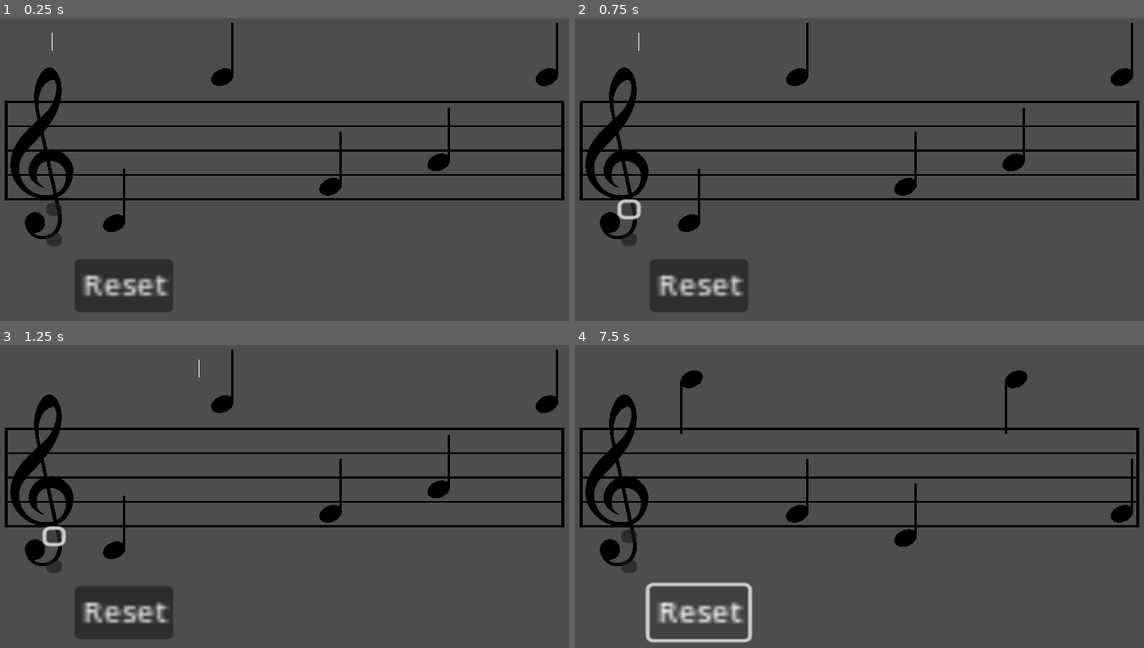
Above: before the commit, frames 1-4 (two rows, left to right).
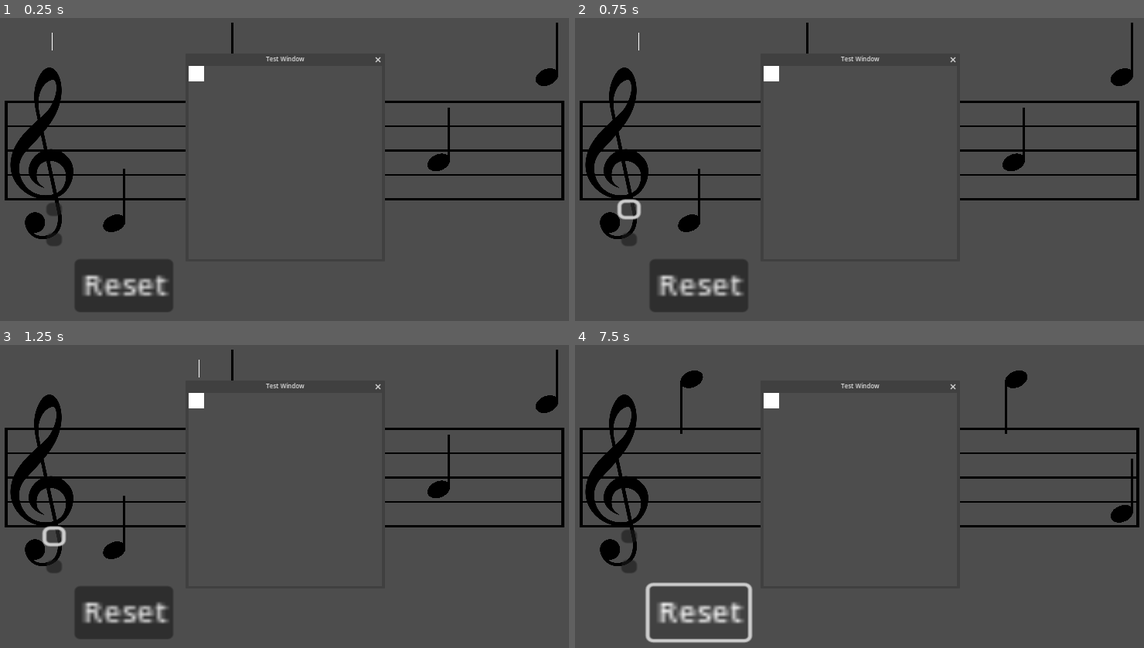
Above: after the commit, the same moments.

Repository: Sniggiho/COMP225-Reluna
Game: Godot game, scene res://Scenes/firstScene.tscn
Same seed, same stepped clock (60 frames per second), same inputs: the game is played once before the commit and once after it.
Inputs (mouse positions are in pixels of both pictures, inside the frame that each line leads up to):
- Up to frame 1 (0.25 s): no input
- Up to frame 2 (0.75 s): click (631, 208) at 0.5 s
- Up to frame 3 (1.25 s): no input
- Up to frame 4 (7.5 s): click (631, 535) at 1.25 s; click (688, 551) at 2.02 s; click (631, 566) at 2.75 s; click (688, 551) at 3.52 s; click (631, 566) at 4.25 s; click (688, 551) at 5.02 s; click (631, 535) at 5.75 s; click (631, 566) at 6.5 s; click "Reset" at 7.25 s

The runs differ from the first frame. In frame 1, 1.8% of the frame differs, in the area x 32-68%, y 11-61%; in frame 2, 1.8%; in frame 3, 1.8%; in frame 4, 1.8%, in the area x 32-68%, y 12-67%.

Commit message:
Created test window (start of feedback window)

Diff:
--- a/Project/Scenes/firstScene.tscn
+++ b/Project/Scenes/firstScene.tscn
@@ -1,8 +1,9 @@
-[gd_scene load_steps=6 format=3 uid="uid://c1qqxujrvquvy"]
+[gd_scene load_steps=7 format=3 uid="uid://c1qqxujrvquvy"]
 
 [ext_resource type="Script" path="res://Scenes/AudioStreamPlayerTest.gd" id="1_x644u"]
 [ext_resource type="Script" path="res://Scenes/LevelManager/LevelManager.gd" id="1_xad2n"]
 [ext_resource type="PackedScene" uid="uid://b7kyrbrs3vv1m" path="res://Scenes/PlayBar/play_bar.tscn" id="3_quvye"]
+[ext_resource type="Script" path="res://Scenes/windowTest.gd" id="5_1dk32"]
 [ext_resource type="PackedScene" uid="uid://dq0mp8xmuh00" path="res://Scenes/MusicStaff/MusicStaff.tscn" id="5_bafn2"]
 
 [sub_resource type="Curve2D" id="Curve2D_xmk5h"]
@@ -92,8 +93,31 @@
 offset_bottom = 285.0
 text = "Press for in tune a3"
 
+[node name="ColorRect" type="ColorRect" parent="."]
+visible = false
+offset_right = 1600.0
+offset_bottom = 900.0
+color = Color(0.262745, 0.262745, 0.262745, 0.494118)
+
+[node name="Window" type="Window" parent="."]
+title = "Test Window"
+initial_position = 1
+size = Vector2i(500, 500)
+content_scale_mode = 2
+script = ExtResource("5_1dk32")
+
+[node name="ColorRect" type="ColorRect" parent="Window"]
+offset_right = 40.0
+offset_bottom = 40.0
+
+[node name="PopupMenu" type="PopupMenu" parent="."]
+size = Vector2i(500, 500)
+
 [connection signal="pressed" from="PlayButton" to="PlayBar" method="play"]
 [connection signal="pressed" from="CheckButton" to="LevelManager" method="checkPlayerInput"]
 [connection signal="pressed" from="ResetButton" to="LevelManager" method="_reset"]
 [connection signal="pressed" from="Debug/ButtonForDetuned" to="Debug/AudioStreamPlayer" method="_on_button_pressed"]
 [connection signal="pressed" from="Debug/ButtonForInTune" to="Debug/AudioStreamPlayer" method="_on_button_for_in_tune_pressed"]
+[connection signal="close_requested" from="Window" to="Window" method="_on_close_requested"]
+[connection signal="mouse_entered" from="Window" to="Window" method="_on_mouse_entered"]
+[connection signal="window_input" from="Window" to="Window" method="_on_window_input"]
--- /dev/null
+++ b/Project/Scenes/windowTest.gd
@@ -0,0 +1,27 @@
+extends Window
+
+
+# Called when the node enters the scene tree for the first time.
+func _ready():
+	pass # Replace with function body.
+
+
+# Called every frame. 'delta' is the elapsed time since the previous frame.
+func _process(delta):
+	pass
+
+
+func _on_close_requested():
+	visible = false
+	pass # Replace with function body.
+
+
+func _on_mouse_entered():
+	print("Hello! Mouse entered the window :)") # Doesn't work how I thought it would
+	pass # Replace with function body.
+
+
+func _on_window_input(event):
+#	Helpful for if we want to implement a keyboard input or app gesture to make the window close
+#	print(event)
+	pass # Replace with function body.
